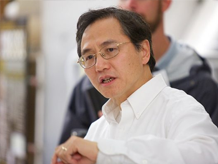
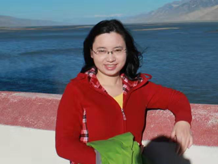
Layers edited between the first and the second w=218, h=164 image:
added layer "图层 13" above "图层 12" over [0, 0, 218, 164]
